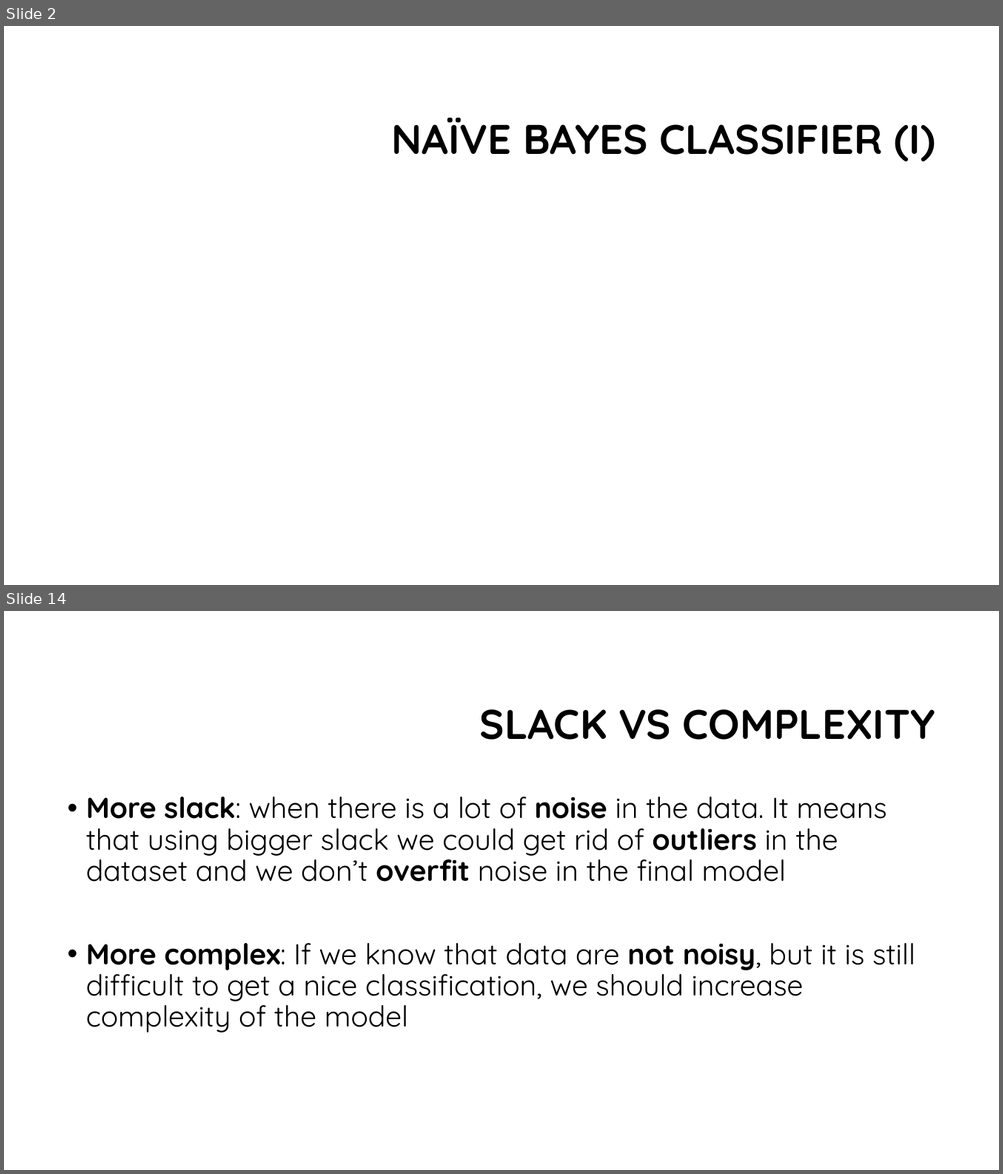
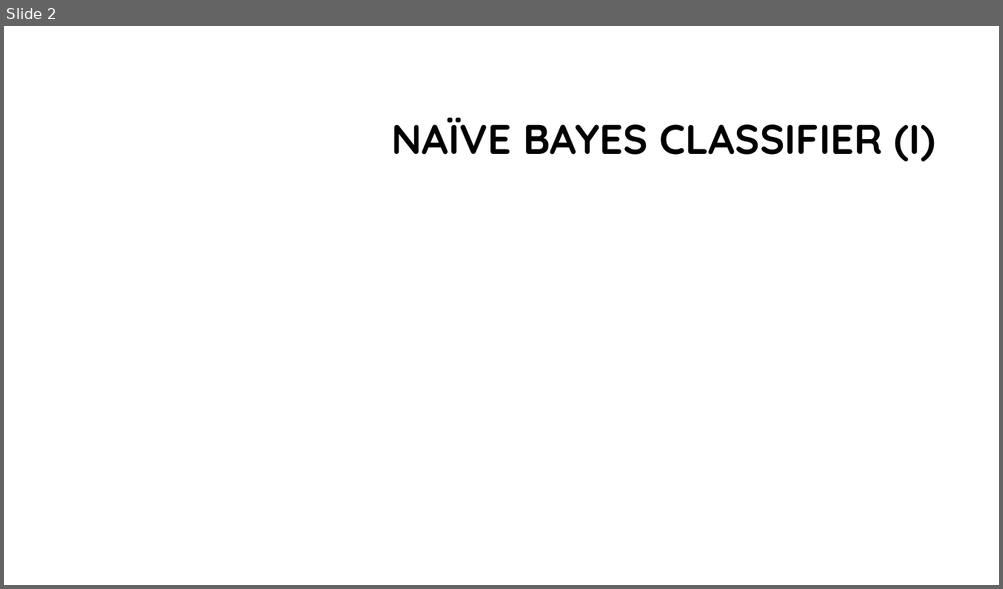
Before and after one commit to franco-ruggeri/ML, a slide deck: Lab 3/Lab 3 - presentation.pptx. Shown one above the other, each under a label of ours: slides 2 and 14 before the commit, slide 2 after it; the slides between them are not shown. The pictures are 1003x1174 and 1003x589 pixels, drawn with LibreOffice and Linux fonts; fonts in the diff are those of the drawing; grey boxes stand for pictures; background and template pictures are left out. Boxes give left, top, right and bottom in pixels: in the first picture for what was removed or moved away, otherwise in the second. Text is boxed around its words. In the diff, an @@ line names an element or a change of style, - is before the commit and + after.

```diff
--- a/Lab 3/Lab 3 - presentation.pptx
+++ b/Lab 3/Lab 3 - presentation.pptx
@@ slide 14 removed at (4,611,999,1170), background #FFFFFF @@
@@ title removed at (480,709,935,740) @@
-SLACK VS COMPLEXITY
@@ text removed at (86,797,915,1033) @@
-• More slack: when there is a lot of noise in the data. It means that using bigger slack we could get rid of outliers in the dataset and we don’t overfit noise in the final model
-• More complex: If we know that data are not noisy, but it is still difficult to get a nice classification, we should increase complexity of the model
```
Also in this commit, not shown: 3 slides changed, 7 slides added, 9 other slides removed, 5 other files.
